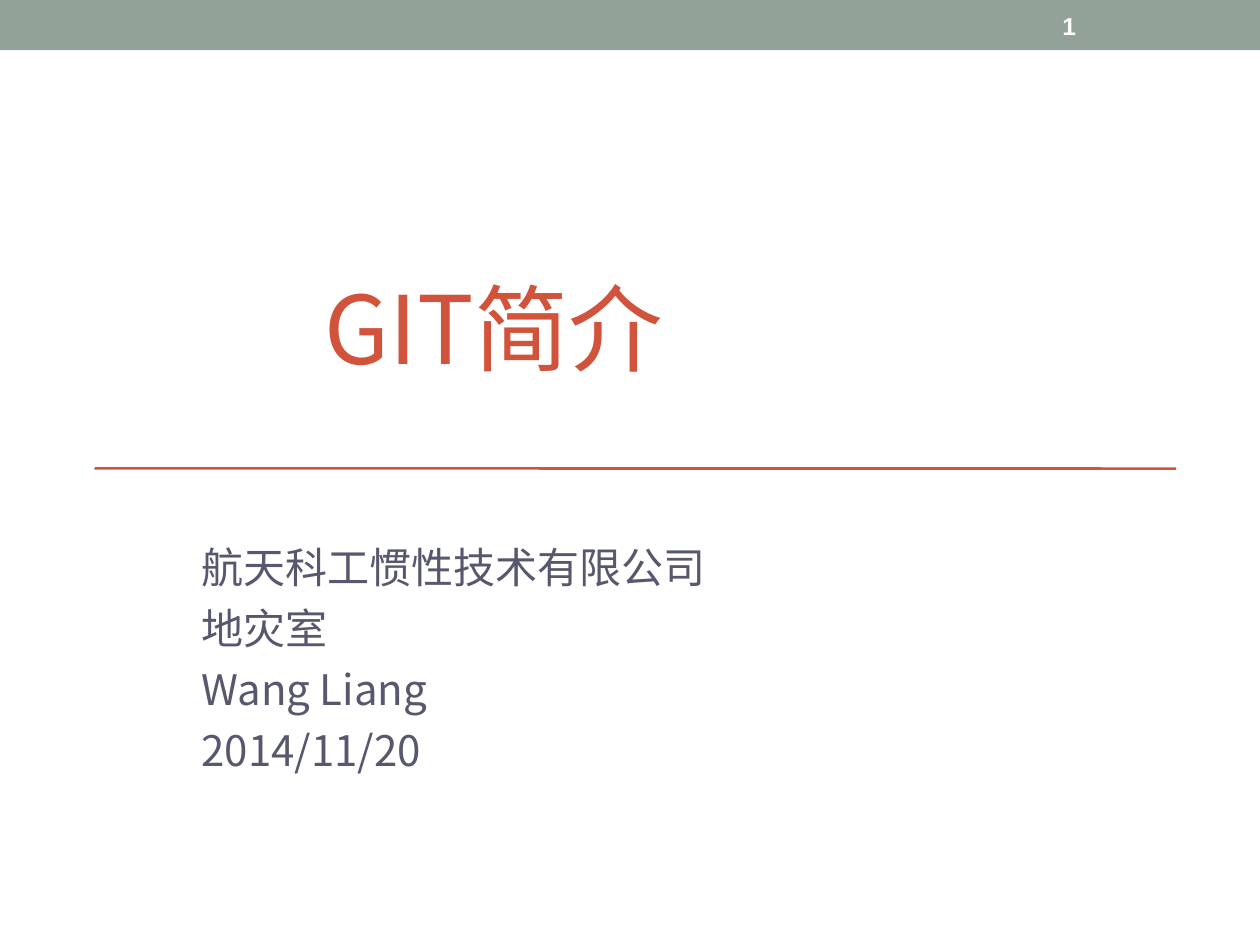
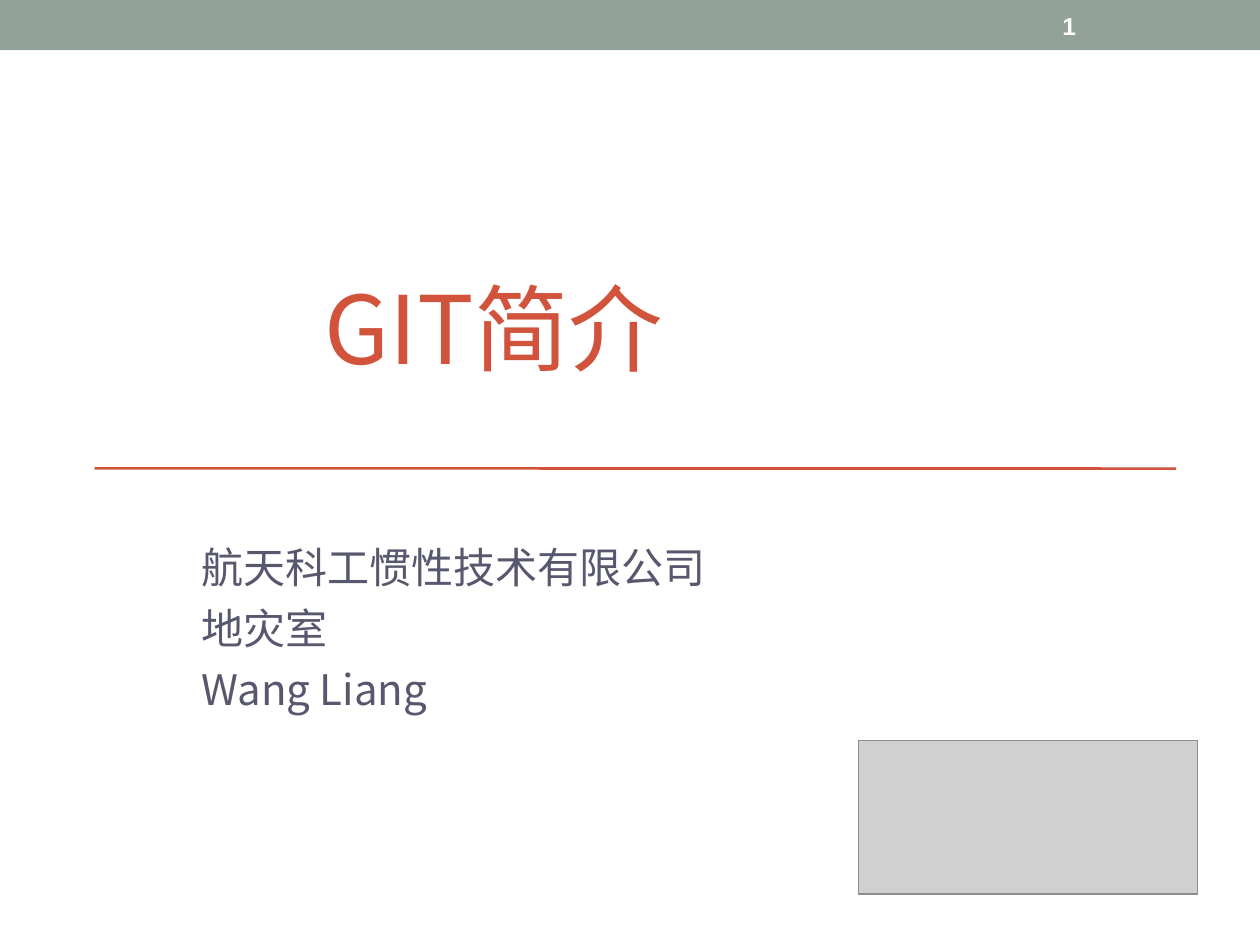
Before and after one commit to Lyon-NEU/Git, a slide deck: slide 1 of git.ppt. Drawn at 1260x945 pixels with LibreOffice and Linux fonts; fonts in the diff are those of the drawing; grey boxes stand for pictures. Boxes give left, top, right and bottom in pixels: in the first picture for what was removed or moved away, otherwise in the second. Text is boxed around its words. In the diff, an @@ line names an element or a change of style, - is before the commit and + after.

```diff
--- a/git.ppt
+++ b/git.ppt
@@ subtitle at box(202, 732, 421, 774): paragraph removed @@
-2014/11/20
@@ picture added at box(858, 741, 1197, 895) @@
```
Also in this commit, not shown: 8 other slides changed.
